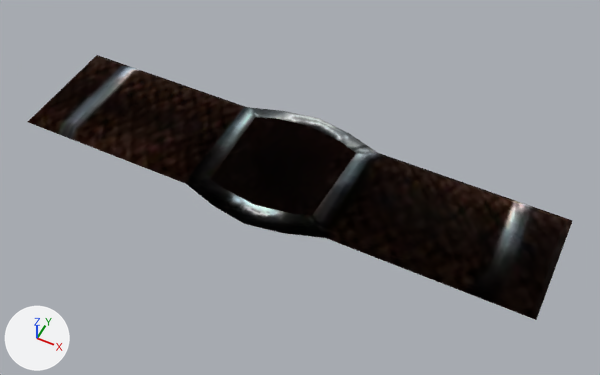
The glTF model assets/models/KM_BELT_01.glb: old version first, new version second.
Camera for both pictures: a 50 mm camera at (0.182, -0.341, 0.413) aimed at (0.013, -0.004, -0.009). Lighting does not change. The marker at lower left points along +X, +Y and +Z.
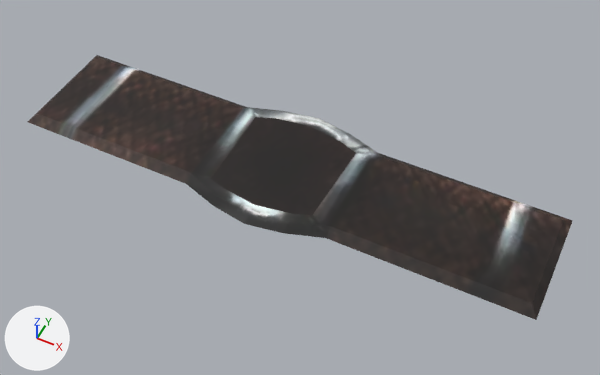
Changed parts and their boxes (x1, y1, x2, y2) in the pictures (600 x 375 px):
'Mesh', surface changed: (28, 55, 573, 320) in both

The change in detail:
In material 'KM_ARX_A1' (mat_km_arx_a1), metallic goes from 1.0 to 0.0.
In material 'KM_ARX_A1' (mat_km_arx_a1), roughness goes from 1.0 to 0.5.
